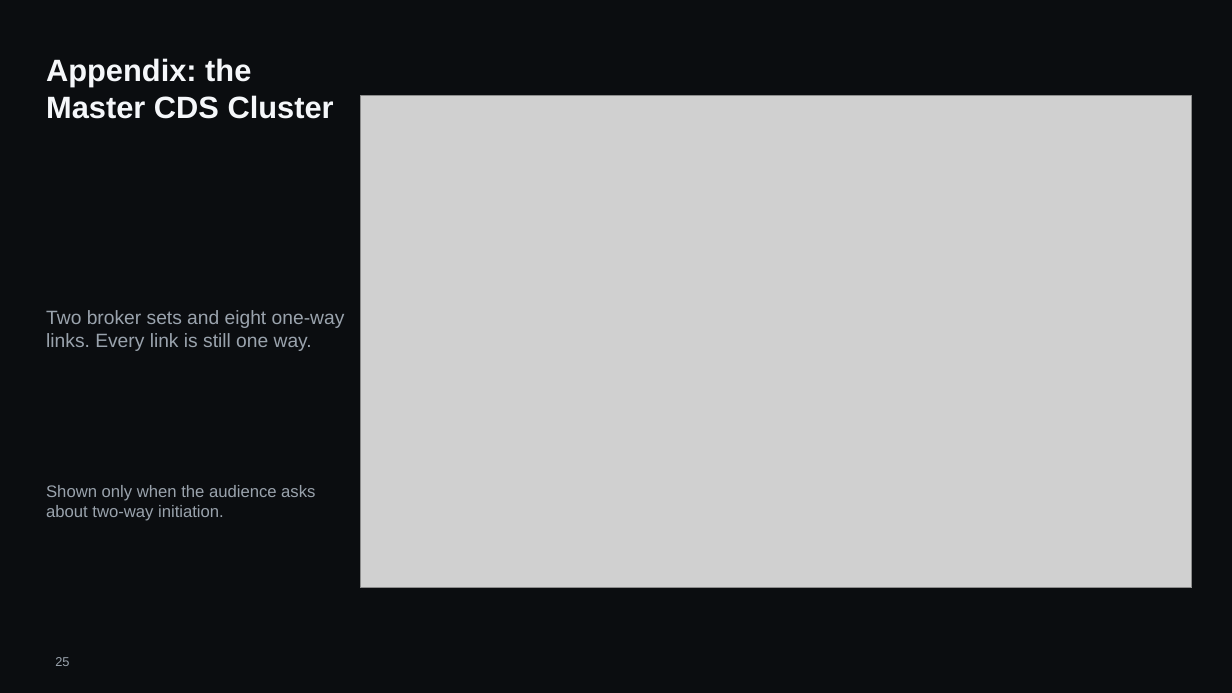
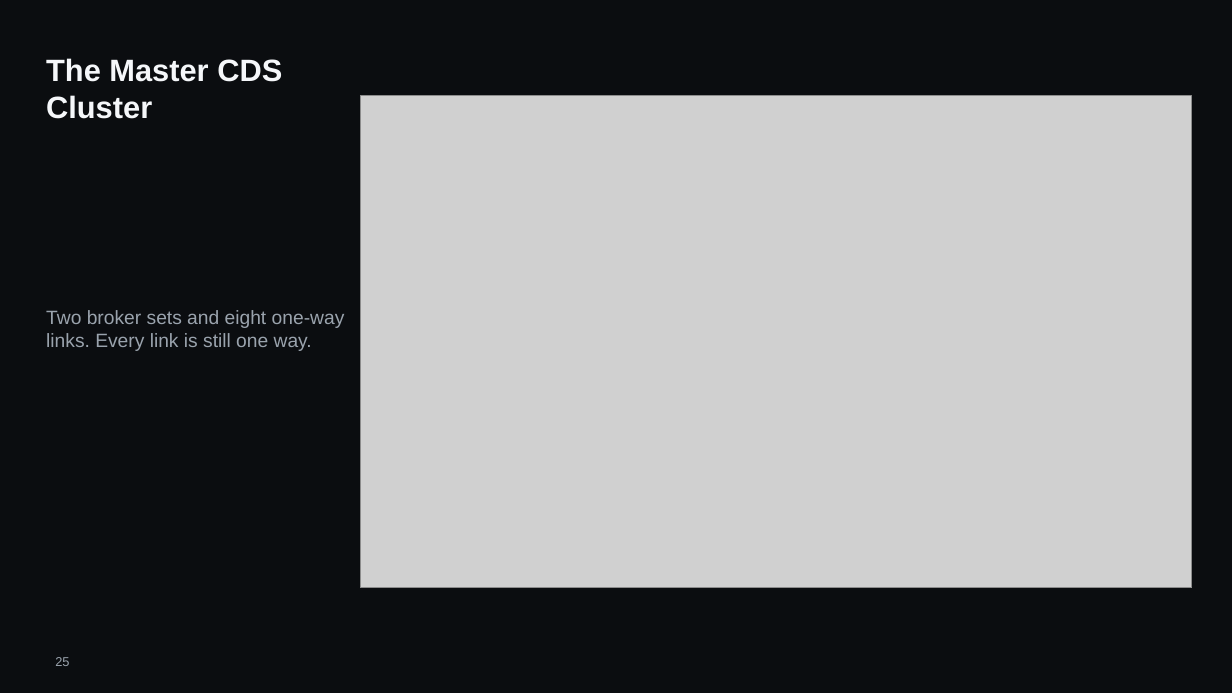
Before and after one commit to hybridus/DFX_Marketing, a slide deck: slide 25 of Projects/03_Presales_Master_Deck/pilot/DFX_Master_deck.pptx. Drawn at 1232x693 pixels with LibreOffice and Linux fonts; fonts in the diff are those of the drawing; grey boxes stand for pictures; background and template pictures are left out. Boxes give left, top, right and bottom in pixels: in the first picture for what was removed or moved away, otherwise in the second. Text is boxed around its words. In the diff, an @@ line names an element or a change of style, - is before the commit and + after.

```diff
--- a/Projects/03_Presales_Master_Deck/pilot/DFX_Master_deck.pptx
+++ b/Projects/03_Presales_Master_Deck/pilot/DFX_Master_deck.pptx
@@ text at (46, 58, 282, 119): text changed @@
-Appendix: the Master CDS Cluster
+The Master CDS Cluster
@@ text removed at (46, 485, 315, 521) @@
-Shown only when the audience asks about two-way initiation.
```
Also in this commit, not shown: 9 other slides changed, 12 other files.
